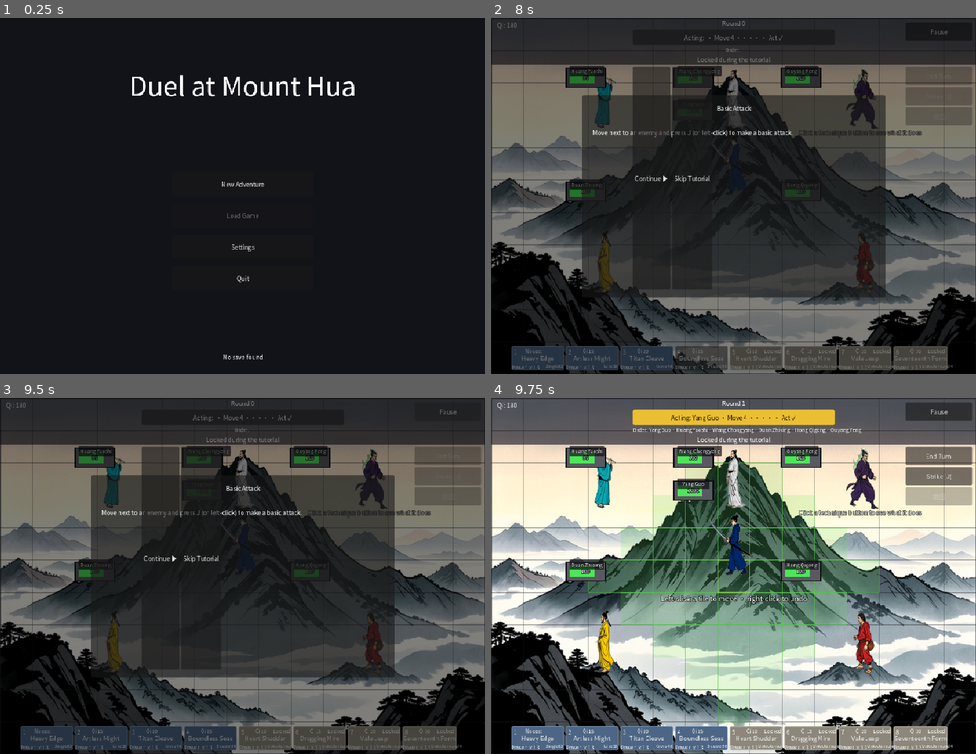
Above: before the commit, frames 1-4 (two rows, left to right).
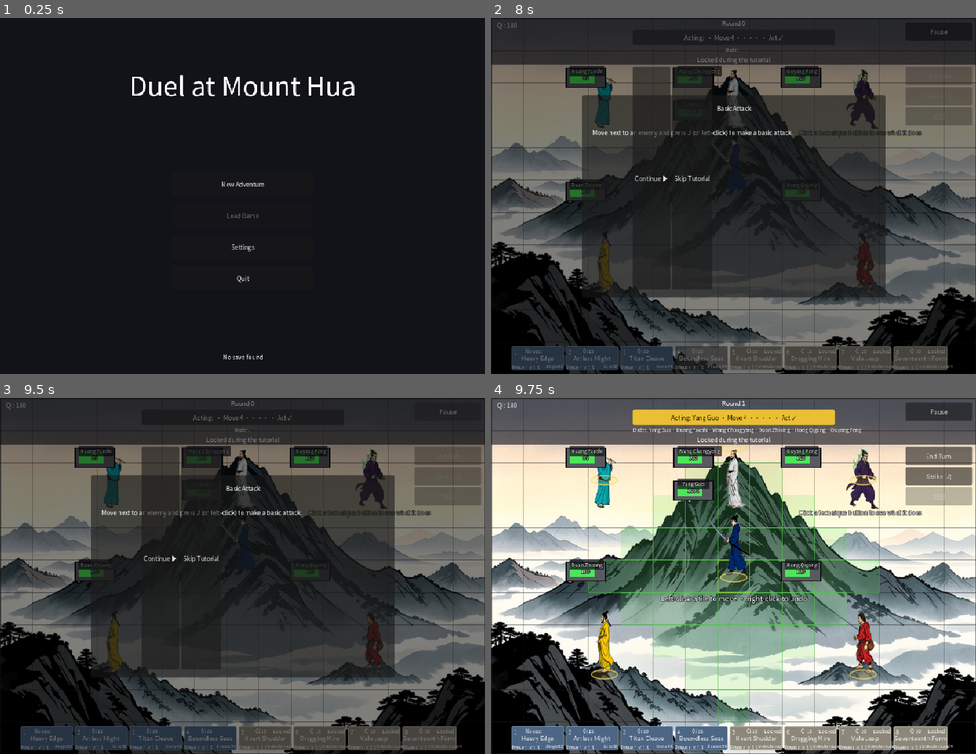
Above: after the commit, the same moments.

Repository: linxuhao/jinyong-heroes
Game: Godot game, scene res://scenes/menu.tscn
The game is run twice, just before and just after one commit, with the same random seed, the same clock (stepped at 60 frames per second) and the same inputs. Sound files missing from this copy of the repository are replaced by a short silence.
Inputs:
- Up to frame 1 (0.25 s): no input
- Up to frame 2 (8 s): click "New Adventure" at 0.5 s; click "Next" at 1.25 s; click "Next" at 2 s; click "Begin the Journey" at 2.75 s; click "Continue ▶" at 3.5 s; click "Continue ▶" at 4.25 s; click "Heavy Edge" at 5 s; click "Artless Might" at 5.75 s; click "Titan Cleave" at 6.5 s; click "Boundless Seas" at 7.25 s
- Up to frame 3 (9.5 s): click "Pause" at 8 s; click "Resume" at 8.75 s
- Up to frame 4 (9.75 s): click "Skip Tutorial" at 9.5 s

Frames 1-3 are identical in both runs. In frame 4, 0.6% of the frame differs, in the area x 20-80%, y 12-80%.

Commit message:
dpe_game/t_impl: tile_markers [jinyong-aim] (2 file(s))

Diff:
--- a/scenes/battlefield.tscn
+++ b/scenes/battlefield.tscn
@@ -1,10 +1,11 @@
-[gd_scene load_steps=6 format=3]
+[gd_scene load_steps=7 format=3]
 
 [ext_resource type="Script" path="res://scripts/battlefield.gd" id="1"]
 [ext_resource type="Texture2D" path="res://assets/backdrop/summit.png" id="2"]
 [ext_resource type="Script" path="res://scripts/grid_lines.gd" id="3"]
 [ext_resource type="Script" path="res://scripts/ui/range_highlight.gd" id="4"]
 [ext_resource type="Script" path="res://scripts/ui/move_range_highlight.gd" id="5"]
+[ext_resource type="Script" path="res://scripts/ui/tile_markers.gd" id="6"]
 
 [node name="Battlefield" type="Node2D"]
 script = ExtResource("1")
@@ -29,3 +30,6 @@
 script = ExtResource("5")
 
 [node name="Characters" type="Node2D" parent="."]
+
+[node name="TileMarkers" type="Node2D" parent="."]
+script = ExtResource("6")
--- /dev/null
+++ b/scripts/ui/tile_markers.gd
@@ -0,0 +1,156 @@
+## TileMarkers — ground marker overlay for every living unit
+##
+## Pure-presentation overlay that paints one flattened, low-alpha gold ellipse
+## (with a thin gold outline) on the tile each living unit currently occupies,
+## so the board keeps a readable "he stands here / click here" ground reference
+## even after the health-bar/nameplate moves up to the portrait top (Defect B).
+##
+## Self-driving: polls GameManager.get_player() + GameManager.get_enemies_alive()
+## every frame (never stores the refs), hides when there is no battle / no
+## player, and recomputes the cached centre array + observables in _process
+## (NOT in _draw) so the playtest surface is gradeable headless even on a frame
+## where the renderer never ran.
+##
+## Click-inert by construction: this is a plain Node2D whose only output is
+## _draw() ink — no Control, no mouse_filter, no gui_input anywhere in the
+## subtree, so it can never swallow a board click (the Defect A failure mode).
+##
+## Measured draw-order facts (do not re-derive):
+##  * A per-unit _draw() on the character itself runs BEFORE that unit's child
+##    Sprite2D, so a feet marker drawn there is invisible for top-row units
+##    whose clamped art is pushed down over their own feet. Hence this overlay
+##    is mounted AFTER `Characters` in scenes/battlefield.tscn — the measured
+##    route where all six markers (incl. top-row Central_Divine / West_Poison)
+##    are visible.
+##  * Honest top-row caveat: for top-row units the marker draws ON TOP of their
+##    own robe ("ellipse on the robe") — the truthful statement "he stands
+##    here" while the art hangs elsewhere. Low alpha + thin outline is what
+##    keeps that presentable.
+##  * We deliberately do NOT use `sprite.show_behind_parent = true`: that field
+##    is read by scripts/ui/visibility_probe.gd as part of its draw-order
+##    comparison, and flipping it would re-baseline portrait_visibility.yaml.
+##
+## The node dies with the battlefield scene on a swap — no manual teardown.
+extends Node2D
+
+# ---------------------------------------------------------------------------
+# Constants (same literal the other overlays declare)
+# ---------------------------------------------------------------------------
+
+const TILE_SIZE: int = 64
+
+## Ellipse semi-axis along x (< TILE_SIZE/2 so adjacent units' markers never
+## merge into one blob — the 32px art overlap is accepted, marker overlap is not).
+const MARKER_RX: float = 26.0
+
+## Flattened vertical semi-axis -> reads as a ground mark, not an upright plate.
+const MARKER_RY: float = 9.0
+
+## Ring tessellation count (closed ellipse outline).
+const MARKER_SEGMENTS: int = 24
+
+## Marker centre pushed 2 px below the tile centre so it sits at the feet.
+const MARKER_OFFSET_Y: float = 2.0
+
+## Low-alpha gold fill. Alpha <= 0.20 keeps the 35%-alpha grid lines readable
+## underneath (design readability hard rule #1 — same band that caps MOVE_FILL).
+const MARKER_FILL: Color = Color(0.96, 0.82, 0.35, 0.16)
+const MARKER_EDGE: Color = Color(0.97, 0.84, 0.40, 0.70)
+const MARKER_EDGE_WIDTH: float = 1.0
+
+# ---------------------------------------------------------------------------
+# Observables (playtest surface contract)
+# ---------------------------------------------------------------------------
+
+## Number of living units with a drawn marker (0 when hidden). The ONLY writer
+## is _process (via _collect_units / _hide) — never _draw.
+var tile_marker_count: int = 0
+
+## == (tile_marker_count > 0). Same writer rule as tile_marker_count.
+var tile_marker_visible: bool = false
+
+# ---------------------------------------------------------------------------
+# Private state
+# ---------------------------------------------------------------------------
+
+## Cached ellipse centres (world == screen px) for the current frame's living
+## units, ordered player-first. Written only by _process; consumed only by _draw.
+var _centres: Array[Vector2] = []
+
+# ---------------------------------------------------------------------------
+# Per-frame update
+# ---------------------------------------------------------------------------
+
+func _process(_delta: float) -> void:
+	# Hide whenever there is no battle or no player. Poll every frame and never
+	# store refs, so a mid-battle teardown / scene swap cannot leave stale data.
+	if GameManager.get_state() != GameManager.STATE_BATTLE:
+		_hide()
+		return
+	if not is_instance_valid(GameManager.get_player()):
+		_hide()
+		return
+
+	var units: Array = _collect_units()
+	_centres.clear()
+	tile_marker_count = 0
+	for unit in units:
+		var grid_pos: Vector2i = unit.grid_pos
+		# Bounds-guard BEFORE grid_to_world: skip the (-1,-1) sentinel and any
+		# out-of-bounds tile so neither the count nor a drawn ring is polluted.
+		if grid_pos.x < 0 or not GridManager.is_in_bounds(grid_pos):
+			continue
+		var centre: Vector2 = GridManager.grid_to_world(grid_pos)
+		centre.y += MARKER_OFFSET_Y
+		_centres.append(centre)
+		tile_marker_count += 1
+
+	tile_marker_visible = tile_marker_count > 0
+	visible = tile_marker_visible
+	queue_redraw()
+
+
+## Hide the overlay and zero the observables. The ONLY writer of the zero state.
+func _hide() -> void:
+	visible = false
+	tile_marker_count = 0
+	tile_marker_visible = false
+	_centres.clear()
+
+
+## Collect the living units to mark, player-first: [player, enemies_alive...].
+## GameManager.get_enemies_alive() already excludes the dead, so no extra
+## health re-filter is needed beyond a defensive is_instance_valid guard — we
+## never ADD a unit the arrays already exclude.
+func _collect_units() -> Array:
+	var units: Array = []
+	var player = GameManager.get_player()
+	if is_instance_valid(player):
+		units.append(player)
+	for enemy in GameManager.get_enemies_alive():
+		if is_instance_valid(enemy):
+			units.append(enemy)
+	return units
+
+# ---------------------------------------------------------------------------
+# Drawing
+# ---------------------------------------------------------------------------
+
+func _draw() -> void:
+	# Render ONLY from the cached centres — this is a pure consumer of the
+	# per-frame _process computation, never a writer of the observables.
+	for centre in _centres:
+		var ring: PackedVector2Array = _ring(centre)
+		draw_colored_polygon(ring, MARKER_FILL)
+		draw_polyline(ring, MARKER_EDGE, MARKER_EDGE_WIDTH, true)
+
+
+## Build the closed ellipse ring centred at `centre` (first point repeated as
+## the last so draw_polyline closes the outline).
+func _ring(centre: Vector2) -> PackedVector2Array:
+	var ring: PackedVector2Array = PackedVector2Array()
+	var n: int = MARKER_SEGMENTS
+	for i in range(n + 1):
+		var a: float = TAU * float(i) / float(n)
+		ring.append(centre + Vector2(cos(a) * MARKER_RX, sin(a) * MARKER_RY))
+	return ring
